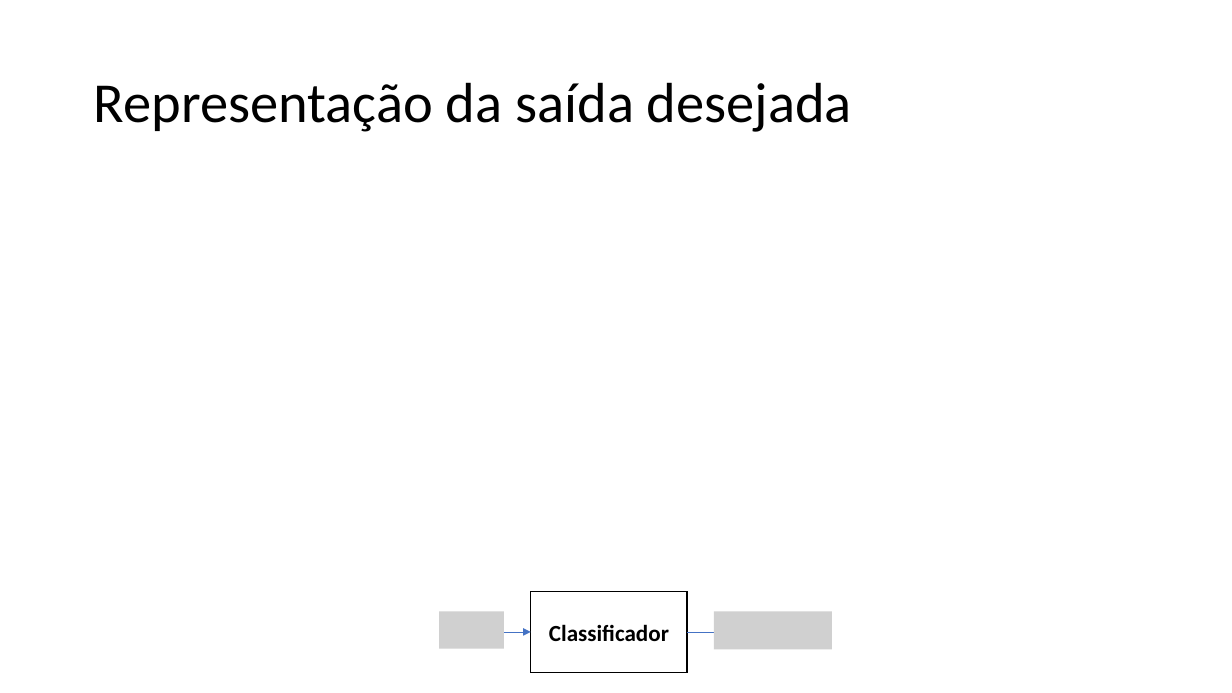
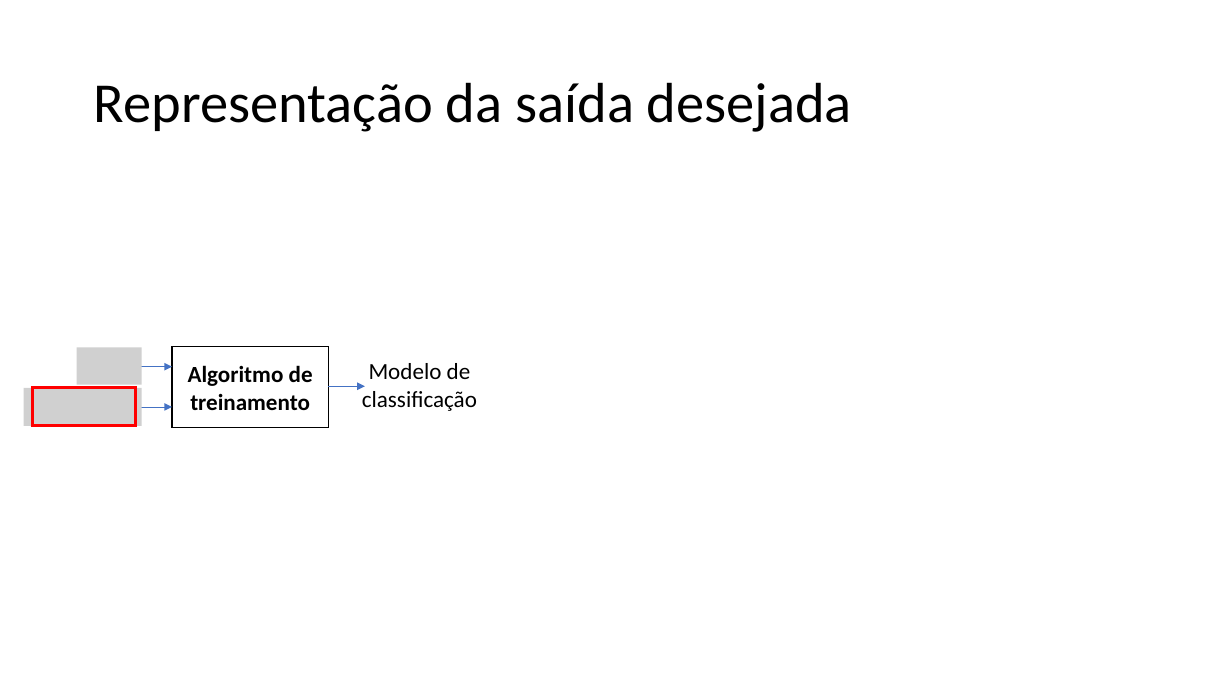
Before and after one commit to zz4fap/t320_aprendizado_de_maquina, a slide deck: slide 12 of slides/T320_Classificação (Parte I).pptx. Drawn at 1232x693 pixels with LibreOffice and Linux fonts; fonts in the diff are those of the drawing; grey boxes stand for pictures. Boxes give left, top, right and bottom in pixels: in the first picture for what was removed or moved away, otherwise in the second. Text is boxed around its words. In the diff, an @@ line names an element or a change of style, - is before the commit and + after.

```diff
--- a/slides/T320_Classificação (Parte I).pptx
+++ b/slides/T320_Classificação (Parte I).pptx
@@ rectangle added at (x1=32, y1=388, x2=136, y2=426), outline #FF0000 2.25 pt @@
@@ arrow moved from (494, 632) - (531, 632) to (136, 367) - (172, 367) @@
@@ group added at (x1=24, y1=347, x2=477, y2=428): 2 pictures, 1 rectangle, 1 arrow, 1 text @@
+Algoritmo de treinamento
+Modelo de classificação
@@ arrow moved from (688, 632) - (724, 632) to (136, 407) - (172, 407) @@
@@ rectangle removed at (x1=531, y1=592, x2=687, y2=673) @@
-Classificador
@@ picture removed at (x1=439, y1=612, x2=504, y2=649) @@
@@ picture removed at (x1=714, y1=612, x2=833, y2=650) @@
```
Also in this commit, not shown: 6 other slides changed, 4 slides added, 3 other files.
